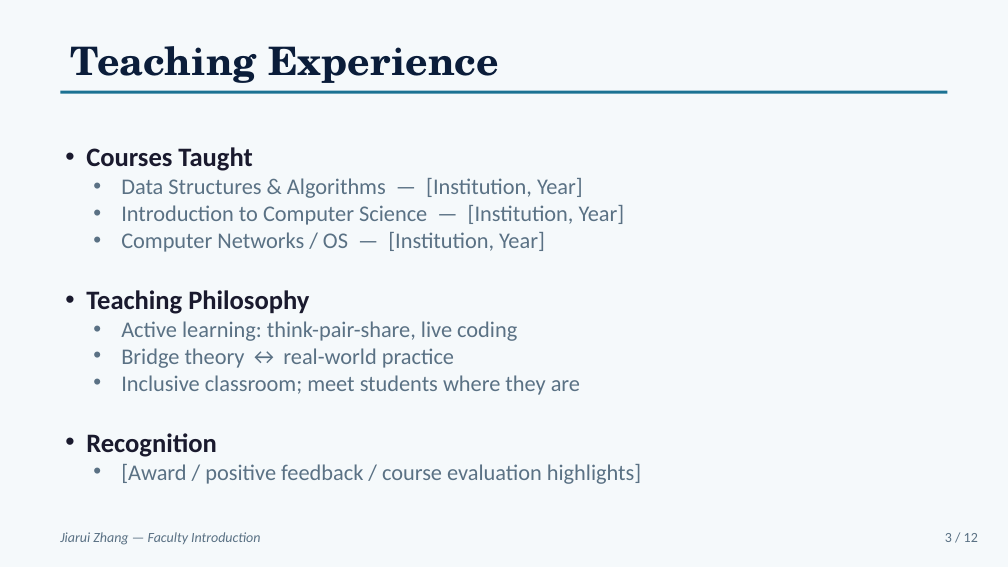
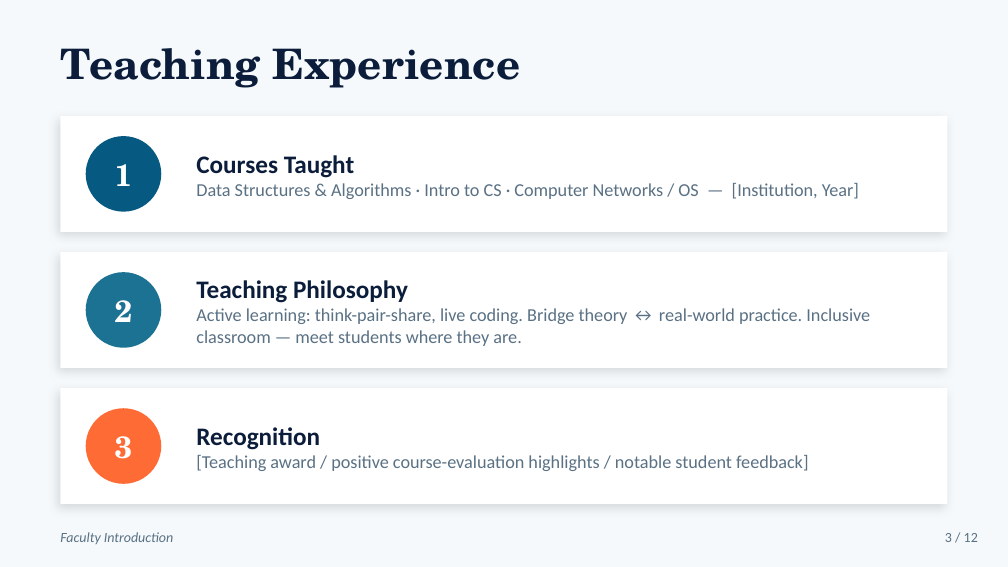
Before and after one commit to zjr506/ppttest, a slide deck: slide 3 of Faculty_Introduction.pptx. Drawn at 1008x567 pixels with LibreOffice and Linux fonts; fonts in the diff are those of the drawing. Boxes give left, top, right and bottom in pixels: in the first picture for what was removed or moved away, otherwise in the second. Text is boxed around its words. In the diff, an @@ line names an element or a change of style, - is before the commit and + after.

```diff
--- a/Faculty_Introduction.pptx
+++ b/Faculty_Introduction.pptx
@@ text "Teaching Experience" at (x1=60, y1=48, x2=520, y2=88): size 28 to 30 pt @@
@@ rectangle removed at (x1=60, y1=91, x2=948, y2=94) @@
@@ rectangle added at (x1=60, y1=116, x2=948, y2=232), fill #FFFFFF @@
@@ text at (x1=86, y1=147, x2=625, y2=252): paragraphs removed @@
-• Courses Taught
-  • Data Structures & Algorithms — [Institution, Year]
-  • Introduction to Computer Science — [Institution, Year]
-  • Computer Networks / OS — [Institution, Year]
@@ ellipse added at (x1=86, y1=136, x2=161, y2=212), fill #065A82 @@
@@ text added at (x1=115, y1=164, x2=133, y2=186), 22 pt, text #FFFFFF, bold @@
+1
@@ text added at (x1=196, y1=155, x2=859, y2=199), 13 pt, text #5A7184 @@
+Courses Taught
+Data Structures & Algorithms · Intro to CS · Computer Networks / OS — [Institution, Year]
@@ rectangle added at (x1=60, y1=252, x2=948, y2=368), fill #FFFFFF @@
@@ text "Teaching Philosophy" moved from (x1=86, y1=147, x2=641, y2=484) to (x1=196, y1=280, x2=870, y2=346) @@
@@ ellipse added at (x1=86, y1=272, x2=161, y2=348), fill #1C7293 @@
@@ text at (x1=196, y1=280, x2=408, y2=303): size 19 to 18 pt, text colour #1A1A2E to #0B1D3A in "Teaching Philosophy"; bullet • to none @@
@@ text added at (x1=115, y1=300, x2=133, y2=322), 22 pt, text #FFFFFF, bold @@
+2
@@ text at (x1=196, y1=308, x2=870, y2=346): text changed; size 16 to 13 pt @@
-  • Active learning: think-pair-share, live coding
-  • Bridge theory ↔ real-world practice
-  • Inclusive classroom; meet students where they are
-• Recognition
-  • [Award / positive feedback / course evaluation highlights]
+Active learning: think-pair-share, live coding. Bridge theory ↔ real-world practice. Inclusive classroom — meet students where they are.
@@ rectangle added at (x1=60, y1=388, x2=948, y2=504), fill #FFFFFF @@
@@ ellipse added at (x1=86, y1=408, x2=161, y2=484), fill #FF6B35 @@
@@ text added at (x1=115, y1=436, x2=133, y2=459), 22 pt, text #FFFFFF, bold @@
+3
@@ text added at (x1=196, y1=427, x2=808, y2=471), 13 pt, text #5A7184 @@
+Recognition
+[Teaching award / positive course-evaluation highlights / notable student feedback]
@@ text at (x1=60, y1=532, x2=173, y2=544): text changed @@
-Jiarui Zhang — Faculty Introduction
+Faculty Introduction
```
Also in this commit, not shown: 10 other slides changed, 1 slide added, 1 slide removed, 1 other file.
